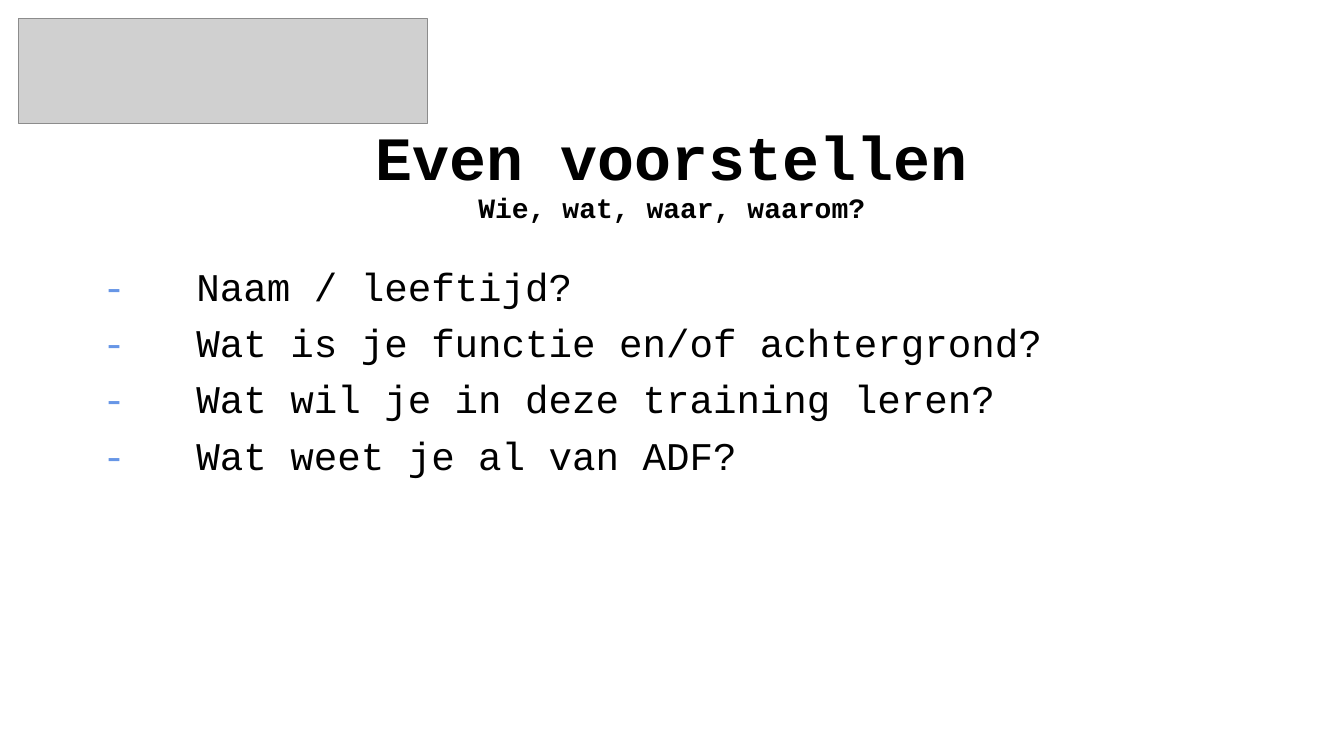
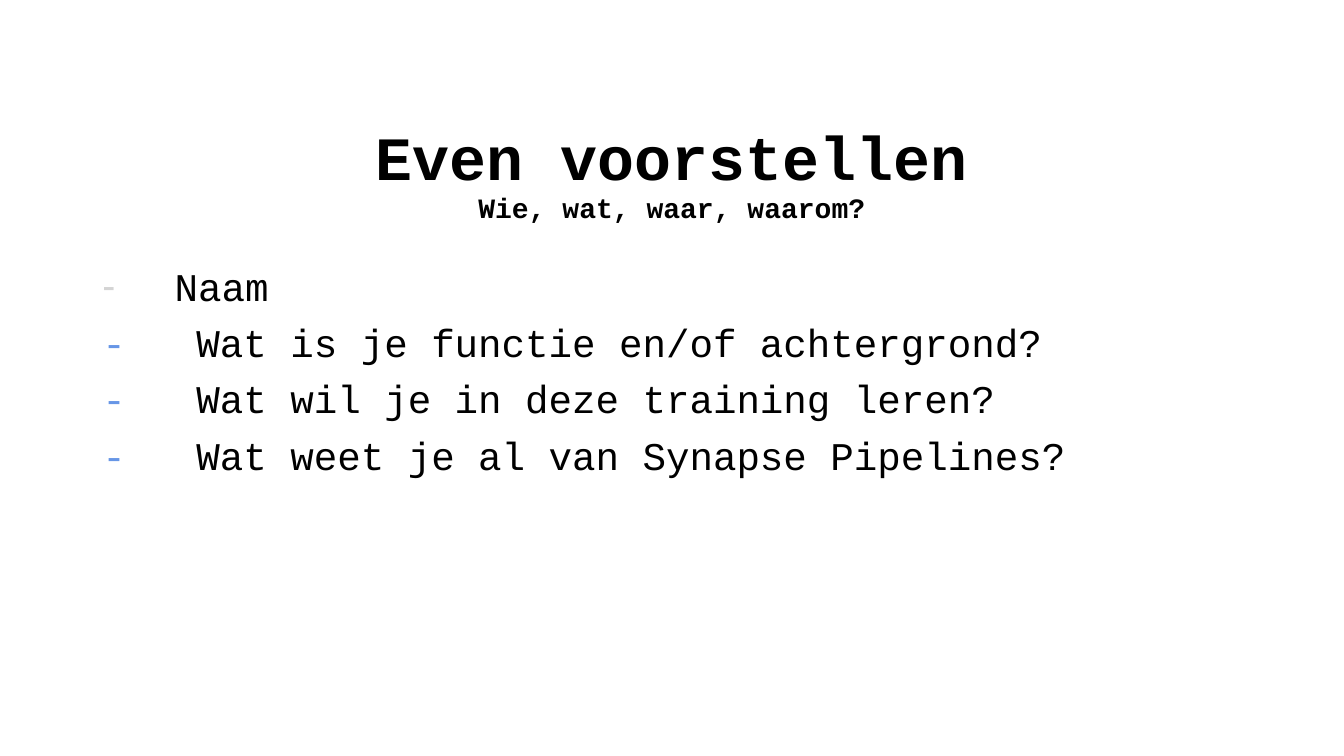
Before and after one commit to wortell-smart-learning/Synapse-Pipelines-Training, a slide deck: slide 5 of Slides/Azure Data Factory Fundamentals Dag 1.pptx. Drawn at 1344x756 pixels with LibreOffice and Linux fonts; fonts in the diff are those of the drawing; grey boxes stand for pictures; background and template pictures are left out. Boxes give left, top, right and bottom in pixels: in the first picture for what was removed or moved away, otherwise in the second. Text is boxed around its words. In the diff, an @@ line names an element or a change of style, - is before the commit and + after.

```diff
--- a/Slides/Azure Data Factory Fundamentals Dag 1.pptx
+++ b/Slides/Azure Data Factory Fundamentals Dag 1.pptx
@@ picture removed at box(19, 19, 427, 124) @@
@@ text at box(175, 275, 269, 302): text changed @@
-- Naam / leeftijd?
+– Naam
@@ text at box(196, 442, 1065, 478): text changed @@
-- Wat weet je al van ADF?
+- Wat weet je al van Synapse Pipelines?
```
Also in this commit, not shown: 36 other slides changed, 1 slide removed, 22 other files.
